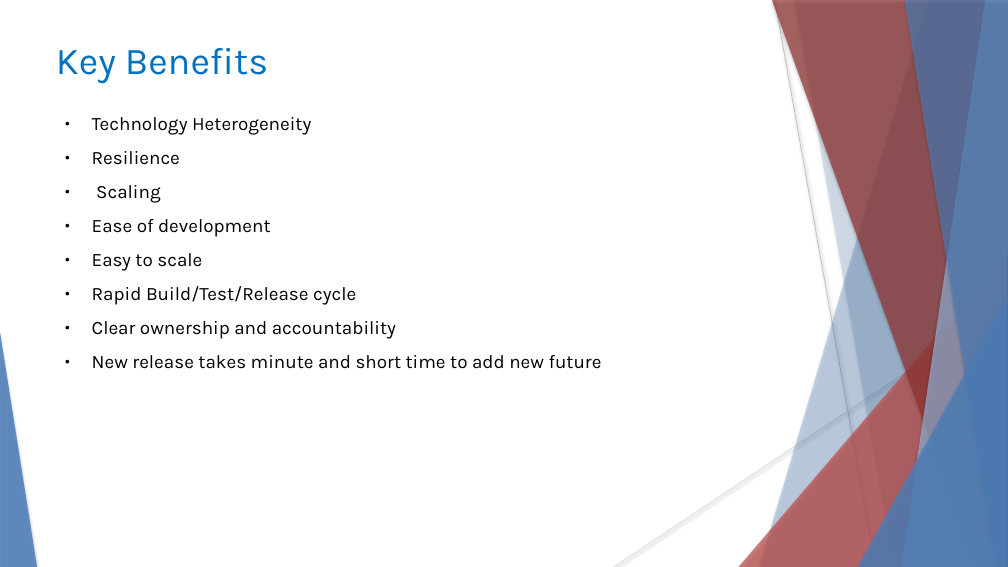
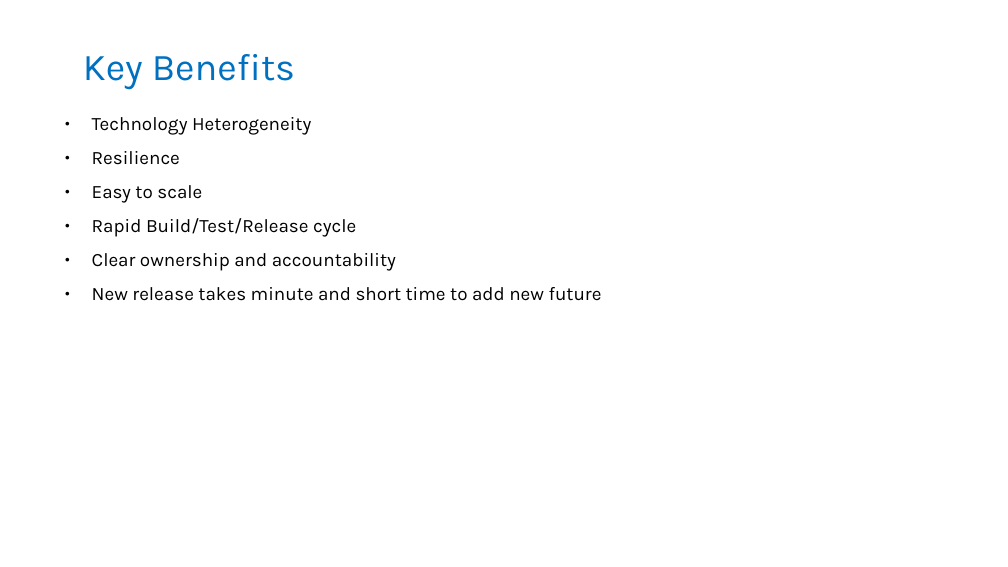
Before and after one commit to rameshbgm/Microservice, a slide deck: slide 9 of Micro Services.pptx (slide 10 before the commit). Drawn at 1008x567 pixels with LibreOffice and Linux fonts; fonts in the diff are those of the drawing. Boxes give left, top, right and bottom in pixels: in the first picture for what was removed or moved away, otherwise in the second. Text is boxed around its words. In the diff, an @@ line names an element or a change of style, - is before the commit and + after.

```diff
--- a/Micro Services.pptx
+++ b/Micro Services.pptx
@@ freeform shape removed at box(759, 0, 1008, 567) @@
@@ freeform shape removed at box(772, 0, 1008, 567) @@
@@ line removed from (775, 0) to (876, 567) @@
@@ freeform shape removed at box(794, 0, 1008, 567) @@
@@ freeform shape removed at box(901, 0, 1008, 567) @@
@@ freeform shape removed at box(904, 0, 1008, 567) @@
@@ title "Key Benefits" at box(83, 54, 295, 90): alignment left to centre; vertical alignment middle to bottom @@
@@ text at box(92, 185, 271, 237): paragraphs removed @@
-● Scaling
-● Ease of development
@@ triangle removed at box(739, 252, 1008, 567) @@
@@ triangle removed at box(858, 297, 1008, 567) @@
@@ line removed from (1008, 305) to (614, 567) @@
@@ triangle removed at box(0, 332, 37, 567) @@
```
Also in this commit, not shown: 16 other slides changed, 4 slides added, 6 slides removed.
